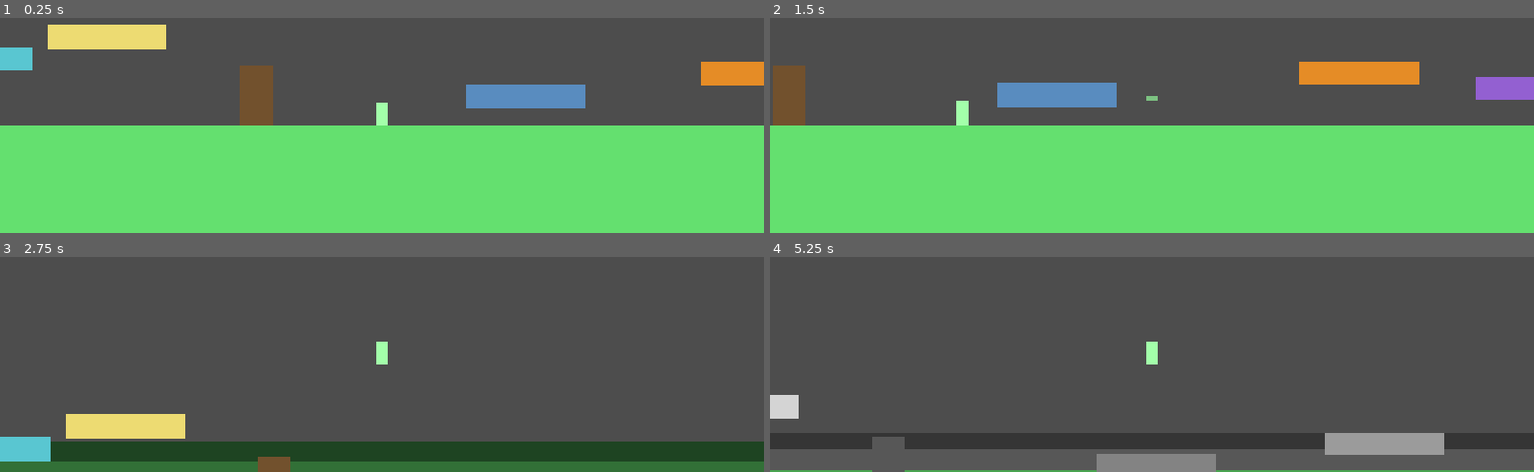
Above: before the commit, frames 1-4 (two rows, left to right).
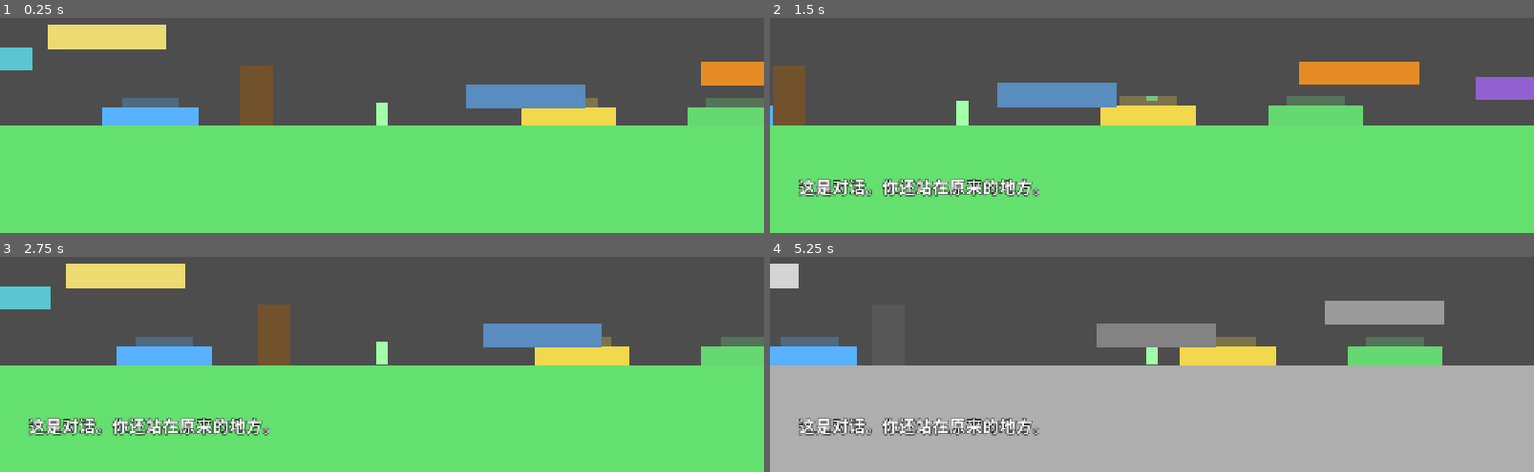
Above: after the commit, the same moments.

Repository: LZJ223/PICTOUR
Game: Godot game, scene res://Prototype_Game.tscn
The game is run twice, just before and just after one commit, with the same random seed, the same clock (stepped at 60 frames per second) and the same inputs.
Inputs (mouse positions are in pixels of both pictures, inside the frame that each line leads up to):
- Up to frame 1 (0.25 s): no input
- Up to frame 2 (1.5 s): move the mouse to (outside the picture) at 0.52 s; hold Shift (UAV) 0.53-1.28 s; hold D (move_right) from 0.53 s (still down); tap Space (jump) at 0.77, 0.8, 1.07, 1.35 s; move the mouse to (999, 39) at 1.27 s
- Up to frame 3 (2.75 s): tap Space (jump) at 1.52, 1.82, 2.3 s; tap Shift (UAV) at 1.55 s; move the mouse to (outside the picture) at 2.02 s; release D (move_right) at 2.03 s; hold A (move_left) from 2.03 s (still down); hold Shift (UAV) from 2.03 s (still down)
- Up to frame 4 (5.25 s): move the mouse to (1113, 343) at 2.77 s; release A (move_left) at 2.78 s; release Shift (UAV) at 2.78 s; hold D (move_right) 2.78-4.28 s; tap V (eagle_eye) at 2.85 s; tap Space (jump) at 3.02, 3.32, 3.77, 3.8, 4.07, 4.52, 4.82, 5.1 s; tap Shift (UAV) at 3.05, 4.35 s; move the mouse to (1381, 321) at 3.52 s; press the mouse at (1381, 321) at 3.53 s; move the mouse to (outside the picture) at 4.27 s; release the mouse at (outside the picture) at 4.28 s; hold A (move_left) 4.28-5.03 s; move the mouse to (1190, 257) at 5.02 s; hold D (move_right) from 5.03 s (still down)

The runs differ from the first frame. In frame 1, 3.6% of the frame differs, in the area x 13-100%, y 37-50%; in frame 2, 5.0%; in frame 3, 58%, in the area x 0-100%, y 3-100%; in frame 4, 56%.

Commit message:
更新通用组件：触发器
Co-authored-by: Cursor <cursoragent@cursor.com>

Diff:
--- a/Component/Object/Layer_Object.gd
+++ b/Component/Object/Layer_Object.gd
@@ -111,3 +111,7 @@
 
 ## 更新选取状态
 @abstract func set_pick_condition(condition: bool = false) -> void
+
+## 触发器的机关动作会调用这里。各物体自己决定被叫到之后做什么。
+func activate() -> void:
+	pass
--- a/Component/Object/Platform/Platform.gd
+++ b/Component/Object/Platform/Platform.gd
@@ -45,6 +45,11 @@
 ## 每次消失后停留的秒数。
 @export var hidden_duration: float = 2.0
 
+@export_group("被触发时")
+## 触发器叫到这块平台时做什么。默认什么都不做。
+enum ActivationKind { NONE, START_MOVING, STOP_MOVING, TOGGLE_MOVING, SHOW, HIDE, TOGGLE_SHOWN }
+@export var activation_kind: ActivationKind = ActivationKind.NONE
+
 var _shown: bool = true
 var _origin: Vector2 = Vector2.ZERO
 var _distance_along: float = 0.0
@@ -108,6 +113,22 @@
 	super()
 	_apply_collision()
 	_apply_pick()
+
+
+func activate() -> void:
+	match activation_kind:
+		ActivationKind.START_MOVING:
+			moving = true
+		ActivationKind.STOP_MOVING:
+			moving = false
+		ActivationKind.TOGGLE_MOVING:
+			moving = not moving
+		ActivationKind.SHOW:
+			set_shown(true)
+		ActivationKind.HIDE:
+			set_shown(false)
+		ActivationKind.TOGGLE_SHOWN:
+			set_shown(not is_shown())
 
 
 func set_pick_condition(condition: bool = false) -> void:
--- /dev/null
+++ b/Component/Object/Trigger/Trigger.gd
@@ -0,0 +1,160 @@
+## 挂在图层物体上的触发器。不自己换层，也不要放进 VisualRoot。
+## 玩家走进范围，并且就在这个物体所在的那一层，才执行下面选中的一种动作。
+## 已经站在范围里再换到这一层，也会执行。
+
+@tool
+class_name Trigger
+extends Area2D
+
+enum Action { TELEPORT, DIALOGUE, CHECKPOINT, DEATH, MECHANISM }
+
+@export var action: Action = Action.TELEPORT:
+	set(value):
+		action = value
+		notify_property_list_changed()
+		if is_node_ready():
+			_apply_zone_color()
+## 传送的落点。落点要在这块范围外面。
+@export_node_path("Node2D") var teleport_target: NodePath
+## 走进来时显示的一句话。
+@export var dialogue_text: String = ""
+## 被叫到的物体。它自己决定做什么。
+@export_node_path("Node") var mechanism_target: NodePath
+## 在画面上画出这块范围，方便摆放。
+@export var show_zone: bool = true:
+	set(value):
+		show_zone = value
+		if is_node_ready():
+			_apply_zone_color()
+
+var _player_inside: bool = false
+var _consumed: bool = false
+
+@onready var _shape: CollisionShape2D = $CollisionShape2D
+@onready var _zone: Polygon2D = $Zone
+
+
+func _ready() -> void:
+	_sync_zone()
+	_apply_zone_color()
+	if Engine.is_editor_hint():
+		return
+	input_pickable = false
+	monitoring = true
+	monitorable = false
+	collision_layer = 0
+	collision_mask = 0
+	for bit in range(1, Global.layer_count + 1):
+		set_collision_mask_value(bit, true)
+	body_entered.connect(_on_body_entered)
+	body_exited.connect(_on_body_exited)
+
+
+func _process(_delta: float) -> void:
+	if Engine.is_editor_hint():
+		_sync_zone()
+
+
+func _physics_process(_delta: float) -> void:
+	if Engine.is_editor_hint() or not _player_inside:
+		return
+	if _layer_matches():
+		if not _consumed:
+			_run_action()
+			_consumed = true
+	else:
+		_consumed = false
+
+
+func _validate_property(property: Dictionary) -> void:
+	var hide := false
+	if property.name == "teleport_target" and action != Action.TELEPORT:
+		hide = true
+	elif property.name == "dialogue_text" and action != Action.DIALOGUE:
+		hide = true
+	elif property.name == "mechanism_target" and action != Action.MECHANISM:
+		hide = true
+	if hide:
+		property.usage = PROPERTY_USAGE_NO_EDITOR
+
+
+func _on_body_entered(body: Node2D) -> void:
+	if body == Global.player:
+		_player_inside = true
+
+
+func _on_body_exited(body: Node2D) -> void:
+	if body == Global.player:
+		_player_inside = false
+		_consumed = false
+
+
+func _layer_matches() -> bool:
+	var layer := _host_layer()
+	if layer == null or Global.player == null:
+		return false
+	return layer.layer_id == Global.player.collision_group - 1
+
+
+func _node_at(path: NodePath) -> Node:
+	if path.is_empty():
+		return null
+	return get_node_or_null(path)
+
+
+func _host_layer() -> DepthLayer:
+	var current := get_parent()
+	while current != null:
+		if current is DepthLayer:
+			return current as DepthLayer
+		current = current.get_parent()
+	return null
+
+
+func _run_action() -> void:
+	match action:
+		Action.TELEPORT:
+			var destination := _node_at(teleport_target) as Node2D
+			if destination != null and Global.player != null:
+				Global.player.global_position = destination.global_position
+				Global.player.velocity = Vector2.ZERO
+		Action.DIALOGUE:
+			Global.show_line(dialogue_text)
+		Action.CHECKPOINT:
+			Global.remember_player_state()
+		Action.DEATH:
+			Global.restore_player_state()
+		Action.MECHANISM:
+			var target := _node_at(mechanism_target)
+			if target != null and target.has_method("activate"):
+				target.activate()
+
+
+func _sync_zone() -> void:
+	if _shape == null or _zone == null or not _shape.shape is RectangleShape2D:
+		return
+	var size := (_shape.shape as RectangleShape2D).size
+	var half := size * 0.5
+	_zone.polygon = PackedVector2Array([
+		Vector2(-half.x, -half.y),
+		Vector2(half.x, -half.y),
+		Vector2(half.x, half.y),
+		Vector2(-half.x, half.y),
+	])
+
+
+func _apply_zone_color() -> void:
+	if _zone == null:
+		return
+	_zone.visible = show_zone
+	match action:
+		Action.TELEPORT:
+			_zone.color = Color(0.35, 0.7, 1, 0.28)
+		Action.DIALOGUE:
+			_zone.color = Color(0.95, 0.85, 0.3, 0.28)
+		Action.CHECKPOINT:
+			_zone.color = Color(0.4, 0.85, 0.45, 0.28)
+		Action.DEATH:
+			_zone.color = Color(0.9, 0.3, 0.3, 0.28)
+		Action.MECHANISM:
+			_zone.color = Color(0.75, 0.45, 0.9, 0.28)
--- /dev/null
+++ b/Component/Object/Trigger/Trigger.tscn
@@ -0,0 +1,21 @@
+[gd_scene format=3]
+
+[ext_resource type="Script" path="res://Component/Object/Trigger/Trigger.gd" id="1_trigger"]
+
+[sub_resource type="RectangleShape2D" id="RectangleShape2D_zone"]
+size = Vector2(96, 64)
+
+[node name="Trigger" type="Area2D"]
+collision_layer = 0
+collision_mask = 15
+monitoring = true
+monitorable = false
+input_pickable = false
+script = ExtResource("1_trigger")
+
+[node name="CollisionShape2D" type="CollisionShape2D" parent="."]
+shape = SubResource("RectangleShape2D_zone")
+
+[node name="Zone" type="Polygon2D" parent="."]
+color = Color(0.35, 0.7, 1, 0.28)
+polygon = PackedVector2Array(-48, -32, 48, -32, 48, 32, -48, 32)
--- a/Component/Player/Player_Controller.gd
+++ b/Component/Player/Player_Controller.gd
@@ -5,8 +5,8 @@
 ## 人物运动参数
 @export var move_speed: float = 260.0
 @export var jump_speed: float = 620.0
-## 离开地面后还能再跳几次。1 是二段跳，0 是只能在地面跳。
-@export var air_jump_count: int = 1:
+## 离开地面后还能再跳几次。0 是只能在地面跳，1 是二段跳。
+@export var air_jump_count: int = 0:
 	set(value):
 		air_jump_count = maxi(value, 0)
 @export var acceleration: float = 80
@@ -101,8 +101,34 @@
 ## 轮换图层时碰撞箱改变
 func collision_group_change(direction: int) -> void:
 	var new_collision_group: int = posmod(collision_group - direction - 1, Global.layer_count) + 1
-	set_collision_layer_value(collision_group, false)
-	set_collision_layer_value(new_collision_group, true)
-	set_collision_mask_value(collision_group, false)
-	set_collision_mask_value(new_collision_group, true)
-	collision_group = new_collision_group
+	_set_collision_group(new_collision_group)
+
+## 死亡触发器按记录恢复位置、所在层和大小。已经换层的物体不动。
+func apply_recorded_state(recorded_position: Vector2, recorded_group: int, recorded_scale: Vector2) -> void:
+	_leave_uav_without_returning()
+	global_position = recorded_position
+	scale = recorded_scale
+	_set_collision_group(recorded_group)
+	velocity = Vector2.ZERO
+	_air_jumps_left = air_jump_count
+
+func _set_collision_group(group: int) -> void:
+	if group != collision_group:
+		set_collision_layer_value(collision_group, false)
+		set_collision_mask_value(collision_group, false)
+		collision_group = group
+	set_collision_layer_value(collision_group, true)
+	set_collision_mask_value(collision_group, true)
+
+func _leave_uav_without_returning() -> void:
+	if not UAV_activated:
+		return
+	UAV_activated = false
+	body_collision_box.disabled = false
+	body_visual.visible = true
+	UAV_collision_box.disabled = true
+	UAV_visual.visible = false
+	velocity = Vector2.ZERO
+	if player_body != null:
+		player_body.queue_free()
+		player_body = null
--- a/Level/Level_01_BeastForest.tscn
+++ b/Level/Level_01_BeastForest.tscn
@@ -3,6 +3,7 @@
 [ext_resource type="PackedScene" uid="uid://b5ej4b6svua03" path="res://Component/Layer/Depth_Layer.tscn" id="1_layer"]
 [ext_resource type="Script" uid="uid://5bmlk8dfo5uf" path="res://Level/Level.gd" id="2_level"]
 [ext_resource type="PackedScene" uid="uid://ba0hrrg5coygt" path="res://Component/Object/Platform/Platform.tscn" id="3_platform"]
+[ext_resource type="PackedScene" path="res://Component/Object/Trigger/Trigger.tscn" id="4_trigger"]
 
 [node name="Level01BeastForest" type="Node2D" unique_id=17966447]
 script = ExtResource("2_level")
@@ -26,6 +27,75 @@
 
 [node name="Polygon2D" parent="Layer1/Ground/VisualRoot" parent_id_path=PackedInt32Array(2100000002, 629838226, 817137210) index="0" unique_id=486029332]
 color = Color(0.288, 0.64, 0.31733328, 1)
+
+[node name="DialoguePad" parent="Layer1" unique_id=3200000101 instance=ExtResource("3_platform")]
+position = Vector2(980, 504)
+selectable = false
+has_collision = false
+
+[node name="Polygon2D" parent="Layer1/DialoguePad/VisualRoot" index="1"]
+color = Color(0.95, 0.85, 0.3, 1)
+
+[node name="DialogueTrigger" parent="Layer1/DialoguePad" unique_id=3200000102 instance=ExtResource("4_trigger")]
+action = 1
+dialogue_text = "这是对话。你还站在原来的地方。"
+
+[node name="CheckpointPad" parent="Layer1" unique_id=3200000103 instance=ExtResource("3_platform")]
+position = Vector2(1260, 504)
+selectable = false
+has_collision = false
+
+[node name="Polygon2D" parent="Layer1/CheckpointPad/VisualRoot" index="1"]
+color = Color(0.4, 0.85, 0.45, 1)
+
+[node name="CheckpointTrigger" parent="Layer1/CheckpointPad" unique_id=3200000104 instance=ExtResource("4_trigger")]
+action = 2
+
+[node name="TeleportPad" parent="Layer1" unique_id=3200000105 instance=ExtResource("3_platform")]
+position = Vector2(280, 504)
+selectable = false
+has_collision = false
+
+[node name="Polygon2D" parent="Layer1/TeleportPad/VisualRoot" index="1"]
+color = Color(0.35, 0.7, 1, 1)
+
+[node name="TeleportTrigger" parent="Layer1/TeleportPad" unique_id=3200000106 instance=ExtResource("4_trigger")]
+teleport_target = NodePath("../../../ReturnPoint")
+
+[node name="MechanismPad" parent="Layer1" unique_id=3200000107 instance=ExtResource("3_platform")]
+position = Vector2(1820, 504)
+selectable = false
+has_collision = false
+
+[node name="Polygon2D" parent="Layer1/MechanismPad/VisualRoot" index="1"]
+color = Color(0.75, 0.45, 0.9, 1)
+
+[node name="MechanismTrigger" parent="Layer1/MechanismPad" unique_id=3200000108 instance=ExtResource("4_trigger")]
+action = 4
+mechanism_target = NodePath("../../Gate")
+
+[node name="Gate" parent="Layer1" unique_id=3200000109 instance=ExtResource("3_platform")]
+position = Vector2(1980, 450)
+activation_kind = 1
+move_offset = Vector2(160, 0)
+move_speed = 70.0
+
+[node name="Polygon2D" parent="Layer1/Gate/VisualRoot" index="1"]
+color = Color(0.9, 0.55, 0.15, 1)
+
+[node name="DeathPad" parent="Layer1" unique_id=3200000110 instance=ExtResource("3_platform")]
+position = Vector2(2480, 504)
+selectable = false
+has_collision = false
+
+[node name="Polygon2D" parent="Layer1/DeathPad/VisualRoot" index="1"]
+color = Color(0.9, 0.3, 0.3, 1)
+
+[node name="DeathTrigger" parent="Layer1/DeathPad" unique_id=3200000111 instance=ExtResource("4_trigger")]
+action = 3
+
+[node name="ReturnPoint" type="Marker2D" parent="." unique_id=3200000112]
+position = Vector2(668, 520)
 
 [node name="Layer0" parent="." unique_id=2100000001 instance=ExtResource("1_layer")]
 slot = 0
@@ -104,6 +174,17 @@
 [editable path="Layer2/Ground"]
 [editable path="Layer1"]
 [editable path="Layer1/Ground"]
+[editable path="Layer1/DialoguePad"]
+[editable path="Layer1/DialoguePad/DialogueTrigger"]
+[editable path="Layer1/CheckpointPad"]
+[editable path="Layer1/CheckpointPad/CheckpointTrigger"]
+[editable path="Layer1/TeleportPad"]
+[editable path="Layer1/TeleportPad/TeleportTrigger"]
+[editable path="Layer1/MechanismPad"]
+[editable path="Layer1/MechanismPad/MechanismTrigger"]
+[editable path="Layer1/Gate"]
+[editable path="Layer1/DeathPad"]
+[editable path="Layer1/DeathPad/DeathTrigger"]
 [editable path="Layer0"]
 [editable path="Layer0/Ground"]
 [editable path="Layer0/Step"]
--- a/System_Script/Global.gd
+++ b/System_Script/Global.gd
@@ -15,6 +15,11 @@
 var object_selected: LayerObject = null
 var camera_fixed: bool = true
 var eagle_eye: bool = false
+var checkpoint_position: Vector2 = Vector2.ZERO
+var checkpoint_collision_group: int = 1
+var checkpoint_scale: Vector2 = Vector2.ONE
+var _dialogue_label: Label
+var _dialogue_timer: Timer
 
 ## 开关鹰眼，并让全部图层物体按当前所在层刷新画面
 func set_eagle_eye(enabled: bool) -> void:
@@ -52,6 +57,51 @@
 	while player.collision_group != current_layer_index + 1:
 		player.collision_group_change(1)
 	player.z_index = (layer_count - current_layer_index) * 100 + 1
+	remember_player_state()
+
+## 记下玩家现在的位置、所在层和大小。只在这一次游戏里有效。
+func remember_player_state() -> void:
+	if player == null:
+		return
+	checkpoint_position = player.global_position
+	checkpoint_collision_group = player.collision_group
+	checkpoint_scale = player.scale
+
+## 把玩家放回最近记下的状态。
+func restore_player_state() -> void:
+	if player == null:
+		return
+	player.apply_recorded_state(checkpoint_position, checkpoint_collision_group, checkpoint_scale)
+
+## 在画面上显示一句对话。后来的一句会换掉前面的。
+func show_line(text: String) -> void:
+	var tree := get_tree()
+	if tree == null:
+		return
+	if _dialogue_label == null:
+		var canvas := CanvasLayer.new()
+		canvas.layer = 20
+		var label := Label.new()
+		label.position = Vector2(48, 620)
+		label.size = Vector2(1180, 70)
+		label.add_theme_font_size_override("font_size", 28)
+		label.add_theme_color_override("font_color", Color(1, 1, 1))
+		label.add_theme_color_override("font_outline_color", Color(0.05, 0.05, 0.05))
+		label.add_theme_constant_override("outline_size", 6)
+		canvas.add_child(label)
+		tree.root.add_child(canvas)
+		_dialogue_label = label
+		_dialogue_timer = Timer.new()
+		_dialogue_timer.one_shot = true
+		_dialogue_timer.wait_time = 4.0
+		_dialogue_timer.timeout.connect(func() -> void:
+			if _dialogue_label != null:
+				_dialogue_label.visible = false
+		)
+		add_child(_dialogue_timer)
+	_dialogue_label.text = text
+	_dialogue_label.visible = true
+	_dialogue_timer.start()
 
 func _find_scene_nodes(node: Node) -> void:
 	if player == null and node is PlayerController:
Not shown, added: Component/Object/Trigger/Trigger.gd.uid
Not shown, added: Project_Logs/开发日志_2026-10-11.md
